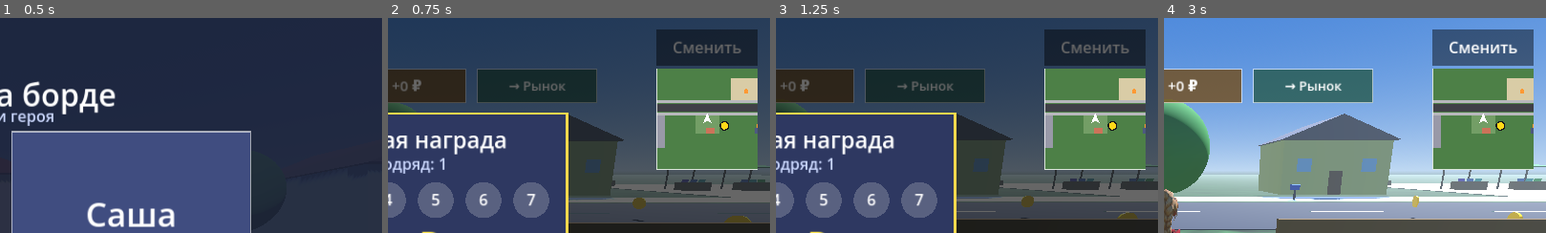
Above: before the commit, frames 1-4 (left to right).
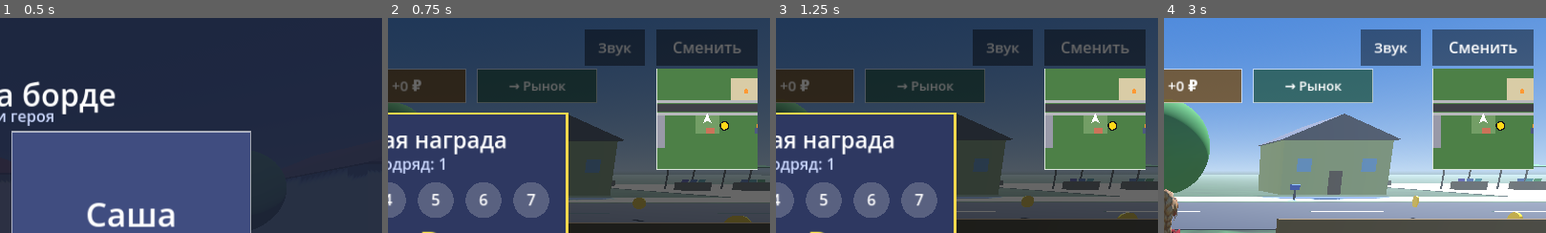
Above: after the commit, the same moments.

Repository: anon-anonymnyy/My-Games-
Game: Godot game, scene res://main.tscn
Two runs of this game, one before a commit and one after it. Both use one fixed random seed, a clock stepped at 60 frames per second and the inputs below.
Inputs (mouse positions are % of the whole screen's width and height, from its top left):
- Up to frame 1 (0.5 s): no input
- Up to frame 2 (0.75 s): tap Enter at 0.5 s; move the mouse to (72, 45) at 0.52 s; click (72, 45) at 0.67 s
- Up to frame 3 (1.25 s): no input
- Up to frame 4 (3 s): drag from (30, 55) to (45, 70) at 1.27 s; move the mouse to (60, 28) at 2.02 s; click (60, 28) at 2.17 s; drag from (45, 70) to (20, 35) at 2.77 s
The pictures show only the part of the screen within x 50-100%, y 0-50%; the shares and areas given below are measured in that part.

Frame 1 is identical in both runs. In frame 2, 2.6% of the frame differs, in the area x 51-68%, y 5-23%; in frame 3, 2.6%; in frame 4, 2.7%.

Commit message:
Add files via upload

Diff:
--- a/main.gd
+++ b/main.gd
@@ -8,7 +8,7 @@
 const JUMP_V := 8.0
 const STICK_R := 90.0
 const MODEL_SCALE := 1.05
-const SKATE_LIFT := 0.15
+const SKATE_LIFT := 0.12
 const LOOPING := ["idle", "walk", "run", "fall", "skate_ride", "skate_push", "skate_stand"]
 const SAVE_PATH := "user://save.json"
 const TRICKS := [
@@ -110,6 +110,7 @@
 	_build_player()
 	_build_hud()
 	_build_story()
+	_build_audio()
 	_set_step(story)
 	_apply_upgrades()
 	_check_daily()
@@ -135,6 +136,7 @@
 		owned = data.get("owned", [])
 		last_collect = int(data.get("last_collect", 0))
 		story = int(data.get("story", 0))
+		snd_on = bool(data.get("snd", true))
 		gear = data.get("gear", [])
 		var st = data.get("stats", {})
 		if typeof(st) == TYPE_DICTIONARY:
@@ -145,7 +147,7 @@
 	var f := FileAccess.open(SAVE_PATH, FileAccess.WRITE)
 	if f == null:
 		return
-	f.store_string(JSON.stringify({"coins": coins, "streak": streak, "last_day": last_day, "char": char_id, "tricks_open": tricks_open, "quest_i": quest_i, "owned": owned, "last_collect": last_collect, "story": story, "gear": gear, "stats": stats}))
+	f.store_string(JSON.stringify({"coins": coins, "streak": streak, "last_day": last_day, "char": char_id, "tricks_open": tricks_open, "quest_i": quest_i, "owned": owned, "last_collect": last_collect, "story": story, "snd": snd_on, "gear": gear, "stats": stats}))
 
 func _check_daily() -> void:
 	var today := int(Time.get_unix_time_from_system() / 86400.0)
@@ -640,6 +642,8 @@
 	_text("FPS %d" % Engine.get_frames_per_second(), Vector2(22, 130), 20, Color(1, 1, 1, 0.6))
 	hud.draw_rect(_btn_swap(), Color(0, 0, 0, 0.45), true)
 	_text_c("Сменить", _btn_swap().get_center(), 26)
+	hud.draw_rect(_btn_snd(), Color(0, 0, 0, 0.45), true)
+	_text_c("Звук" if snd_on else "Тихо", _btn_snd().get_center(), 24, Color.WHITE if snd_on else Color(1, 0.6, 0.6))
 	hud.draw_rect(_btn_house(), Color(0.45, 0.3, 0.1, 0.8), true)
 	hud.draw_rect(_btn_house(), Color(1, 1, 1, 0.6), false, 2.0)
 	_text_c("Дом  +%d ₽" % _pending_income(), _btn_house().get_center(), 24)
@@ -670,8 +674,7 @@
 		_text_c("Тормоз", _btn_brake(), 22)
 		_btn_draw(_btn_trick(), 52, Color(0.35, 0.2, 0.55, 0.7))
 		_text_c("Трюк", _btn_trick(), 24)
-		_btn_draw(_btn_cycle(), 46, Color(0.15, 0.2, 0.35, 0.55))
-		_text_c(_trick_name(), _btn_cycle(), 16)
+		_text_c("след.: " + _trick_name(), _btn_trick() + Vector2(0, 74), 16, Color(1, 1, 1, 0.8))
 	if act_id != "":
 		_btn_draw(_btn_act(), 56, Color(0.2, 0.6, 0.3, 0.8))
 		_text_c(act_label, _btn_act(), 22)
@@ -769,6 +772,7 @@
 				owned.append(i)
 				_apply_upgrades()
 				_toast("Куплено: %s" % UPGRADES[i]["name"])
+				_sfx("good")
 				_save()
 			else:
 				_toast("Не хватает ₽ или нужно предыдущее улучшение")
@@ -819,6 +823,7 @@
 			msg += "  Новый трюк: %s" % _trick_of(u)["name"]
 		quest_i += 1
 		_toast(msg)
+		_sfx("good")
 		_save()
 
 func _trick_of(id: String) -> Dictionary:
@@ -838,6 +843,7 @@
 	if trick_sel >= tricks_open.size():
 		trick_sel = 0
 	trick_def = _trick_of(str(tricks_open[trick_sel]))
+	trick_sel = (trick_sel + 1) % tricks_open.size()
 	trick_active = true
 	trick_dur = 0.5
 	trick_t = trick_dur
@@ -849,6 +855,7 @@
 		board.rotation = Vector3.ZERO
 
 func _on_land() -> void:
+	_sfx("land")
 	if trick_active and trick_t < 0.25:
 		trick_pending = int(trick_def["pts"])
 	if trick_pending > 0 and "grip" in gear:
@@ -859,6 +866,7 @@
 		var bonus := maxi(trick_pending / 50, 1)
 		coins += bonus
 		_toast("%s! +%d очков, +%d ₽" % [trick_def["name"], trick_pending, bonus])
+		_sfx("good")
 		_save()
 	elif trick_active:
 		_toast("Не докрутил трюк")
@@ -1190,6 +1198,7 @@
 func _reward(n: int, msg: String) -> void:
 	coins += n
 	_toast("%s +%d ₽" % [msg, n])
+	_sfx("good")
 	_save()
 
 func _start_dlg(key: String, after := Callable()) -> void:
@@ -1384,7 +1393,7 @@
 
 # ---------------- окна: диалог и магазин ----------------
 func _draw_dialog(s: Vector2) -> void:
-	var r := Rect2(s.x * 0.5 - 520, s.y - 250, 1040, 200)
+	var r := _dlg_rect()
 	hud.draw_rect(r, Color(0.08, 0.1, 0.18, 0.92), true)
 	hud.draw_rect(r, Color(1, 0.85, 0.3), false, 3.0)
 	var line: Array = dlg[dlg_i]
@@ -1393,7 +1402,9 @@
 	if who != "":
 		_text(who, Vector2(r.position.x + 24, r.position.y + 40), 30, col)
 	hud.draw_multiline_string(font, Vector2(r.position.x + 24, r.position.y + 84), str(line[1]), HORIZONTAL_ALIGNMENT_LEFT, r.size.x - 48, 26, 4, Color.WHITE)
-	_text("нажми, чтобы продолжить >", Vector2(r.end.x - 330, r.end.y - 14), 18, Color(1, 1, 1, 0.6))
+	hud.draw_rect(_btn_dlg(), Color(0.25, 0.6, 0.3), true)
+	hud.draw_rect(_btn_dlg(), Color(1, 1, 1, 0.7), false, 2.0)
+	_text_c("Дальше" if dlg_i < dlg.size() - 1 else "Закрыть", _btn_dlg().get_center(), 26)
 
 func _draw_shop_panel(s: Vector2) -> void:
 	hud.draw_rect(Rect2(Vector2.ZERO, s), Color(0, 0, 0, 0.6))
@@ -1431,12 +1442,167 @@
 				coins -= int(u["cost"])
 				gear.append(str(u["id"]))
 				_toast("Куплено: %s" % u["name"])
+				_sfx("good")
 				_save()
 			else:
 				_toast("Не хватает ₽")
+				_sfx("bad")
 
 func _btn_act() -> Vector2:
 	return _vs() - Vector2(130, 410)
+
+# ---------------- звук (всё синтезируется кодом, файлов не нужно) ----------------
+const SR := 22050
+var snd: Dictionary = {}
+var snd_on := true
+var sfx_pl: Array = []
+var sfx_i := 0
+var roll_pl: AudioStreamPlayer
+var music_pl: AudioStreamPlayer
+
+func _wav(s: PackedFloat32Array, rate: int, loop := false) -> AudioStreamWAV:
+	var w := AudioStreamWAV.new()
+	w.format = AudioStreamWAV.FORMAT_16_BITS
+	w.mix_rate = rate
+	w.stereo = false
+	var b := PackedByteArray()
+	b.resize(s.size() * 2)
+	for i in range(s.size()):
+		b.encode_s16(i * 2, int(clampf(s[i], -1.0, 1.0) * 32767.0))
+	w.data = b
+	if loop:
+		w.loop_mode = AudioStreamWAV.LOOP_FORWARD
+		w.loop_begin = 0
+		w.loop_end = s.size()
+	return w
+
+func _notes(freqs: Array, note_len: float, vol: float, sq: bool) -> PackedFloat32Array:
+	var n := int(note_len * SR)
+	var out := PackedFloat32Array()
+	out.resize(n * freqs.size())
+	for k in range(freqs.size()):
+		var f: float = freqs[k]
+		for i in range(n):
+			var t := float(i) / float(SR)
+			var ph := fposmod(f * t, 1.0)
+			var w := (1.0 if ph < 0.5 else -1.0) if sq else sin(TAU * ph)
+			var env := exp(-4.0 * float(i) / float(n)) * minf(1.0, float(i) / 80.0)
+			out[k * n + i] = w * vol * env
+	return out
+
+func _sweep(f0: float, f1: float, dur: float, vol: float) -> PackedFloat32Array:
+	var n := int(dur * SR)
+	var out := PackedFloat32Array()
+	out.resize(n)
+	var ph := 0.0
+	for i in range(n):
+		var u := float(i) / float(n)
+		ph += lerpf(f0, f1, u) / float(SR)
+		out[i] = sin(TAU * ph) * vol * (1.0 - u)
+	return out
+
+func _noise(dur: float, vol: float, decay: float, lp: float) -> PackedFloat32Array:
+	var n := int(dur * SR)
+	var out := PackedFloat32Array()
+	out.resize(n)
+	var y := 0.0
+	for i in range(n):
+		y += lp * (randf_range(-1.0, 1.0) - y)
+		out[i] = y * vol * exp(-decay * float(i) / float(n))
+	return out
+
+func _mf(m: float) -> float:
+	return 440.0 * pow(2.0, (m - 69.0) / 12.0)
+
+func _make_music() -> AudioStreamWAV:
+	var rate := 11025
+	var beat := 0.6
+	var roots := [48.0, 45.0, 41.0, 43.0]
+	var minor := [false, true, false, false]
+	var pat := [0, 1, 2, 1, 2, 1, 0, 1]
+	var total := int(16.0 * beat * float(rate))
+	var out := PackedFloat32Array()
+	out.resize(total)
+	for ch in range(4):
+		var r: float = roots[ch]
+		var tri: Array = [0.0, 3.0 if minor[ch] else 4.0, 7.0]
+		for b in range(4):
+			var bf := _mf(r)
+			var start := int((float(ch * 4 + b) * beat) * float(rate))
+			var len := int(beat * float(rate))
+			for i in range(len):
+				var t := float(i) / float(rate)
+				var ph := fposmod(bf * t, 1.0)
+				var w := 4.0 * absf(ph - 0.5) - 1.0
+				out[start + i] += w * 0.22 * exp(-2.5 * float(i) / float(len))
+		for e in range(8):
+			var mf := _mf(r + 24.0 + float(tri[pat[e]]))
+			var start2 := int((float(ch * 4) * beat + float(e) * beat * 0.5) * float(rate))
+			var len2 := int(beat * 0.5 * float(rate))
+			for i in range(len2):
+				var t2 := float(i) / float(rate)
+				var w2 := 1.0 if fposmod(mf * t2, 1.0) < 0.5 else -1.0
+				out[start2 + i] += w2 * 0.09 * exp(-5.0 * float(i) / float(len2))
+	return _wav(out, rate, true)
+
+func _build_audio() -> void:
+	snd["coin"] = _wav(_notes([988.0, 1319.0], 0.09, 0.35, true), SR)
+	snd["jump"] = _wav(_sweep(260.0, 620.0, 0.16, 0.4), SR)
+	snd["land"] = _wav(_noise(0.14, 0.9, 6.0, 0.12), SR)
+	snd["click"] = _wav(_notes([1100.0], 0.05, 0.35, true), SR)
+	snd["blip"] = _wav(_notes([660.0], 0.06, 0.3, true), SR)
+	snd["good"] = _wav(_notes([523.0, 659.0, 784.0, 1047.0], 0.11, 0.35, false), SR)
+	snd["push"] = _wav(_noise(0.18, 0.7, 4.0, 0.3), SR)
+	snd["bad"] = _wav(_notes([300.0, 220.0], 0.14, 0.35, true), SR)
+	for i in range(5):
+		var p := AudioStreamPlayer.new()
+		p.volume_db = -4.0
+		add_child(p)
+		sfx_pl.append(p)
+	roll_pl = AudioStreamPlayer.new()
+	roll_pl.stream = _wav(_noise(1.0, 0.7, 0.0, 0.12), SR, true)
+	roll_pl.volume_db = -80.0
+	add_child(roll_pl)
+	roll_pl.play()
+	music_pl = AudioStreamPlayer.new()
+	music_pl.stream = _make_music()
+	music_pl.volume_db = -15.0
+	add_child(music_pl)
+	music_pl.play()
+	_snd_apply()
+
+func _snd_apply() -> void:
+	if music_pl != null:
+		music_pl.volume_db = -15.0 if snd_on else -80.0
+
+func _sfx(n: String) -> void:
+	if not snd_on or sfx_pl.is_empty() or not snd.has(n):
+		return
+	var p: AudioStreamPlayer = sfx_pl[sfx_i % sfx_pl.size()]
+	sfx_i += 1
+	p.stream = snd[n]
+	p.play()
+
+func _roll_update() -> void:
+	if roll_pl == null:
+		return
+	var on := snd_on and state == "play" and skating and player != null and player.is_on_floor() and skate_speed > 0.8
+	if on:
+		roll_pl.volume_db = lerpf(-24.0, -8.0, clampf(skate_speed / _smax(), 0.0, 1.0))
+		roll_pl.pitch_scale = 0.7 + skate_speed * 0.04
+	else:
+		roll_pl.volume_db = -80.0
+
+func _btn_snd() -> Rect2:
+	return Rect2(_vs().x - 190 - 120, 20, 100, 60)
+
+func _dlg_rect() -> Rect2:
+	var s := _vs()
+	return Rect2(s.x * 0.5 - 520, s.y - 250, 1040, 200)
+
+func _btn_dlg() -> Rect2:
+	var r := _dlg_rect()
+	return Rect2(r.end.x - 220, r.end.y - 66, 200, 50)
 
 # ---------------- ввод ----------------
 func _input(event: InputEvent) -> void:
@@ -1473,16 +1639,25 @@
 		if _btn_claim().has_point(p):
 			coins += popup_reward
 			popup = false
+			_sfx("good")
 			_save()
 		return
 	if dlg.size() > 0:
-		_dlg_next()
+		if _btn_dlg().has_point(p):
+			_sfx("blip")
+			_dlg_next()
 		return
 	if panel == "house":
 		_panel_press(p)
 		return
 	if panel == "shop":
 		_shop_press(p)
+		return
+	if _btn_snd().has_point(p):
+		snd_on = not snd_on
+		_snd_apply()
+		_save()
+		_sfx("click")
 		return
 	if _btn_house().has_point(p):
 		panel = "house"
@@ -1496,6 +1671,7 @@
 		state = "select"
 		return
 	if act_id != "" and p.distance_to(_btn_act()) < 70:
+		_sfx("click")
 		_act_press()
 		return
 	if skating and p.distance_to(_btn_brake()) < 75:
@@ -1503,9 +1679,6 @@
 		return
 	if skating and p.distance_to(_btn_trick()) < 75:
 		_do_trick()
-		return
-	if skating and p.distance_to(_btn_cycle()) < 65:
-		trick_sel = (trick_sel + 1) % maxi(tricks_open.size(), 1)
 		return
 	if p.distance_to(_btn_jump()) < 85:
 		_do_jump()
@@ -1544,6 +1717,7 @@
 func _do_jump() -> void:
 	if player.is_on_floor():
 		vel.y = JUMP_V * (1.15 if skating else 1.0)
+		_sfx("jump")
 		_play("jump_start")
 
 func _do_hit() -> void:
@@ -1641,6 +1815,7 @@
 				push_cd -= d
 				if push_cd <= 0.0:
 					push_t = 1.1
+					_sfx("push")
 					push_cd = randf_range(3.0, 5.0)
 					boost = 1.0
 		else:
@@ -1689,6 +1864,7 @@
 
 func _process(d: float) -> void:
 	toast_t = maxf(0.0, toast_t - d)
+	_roll_update()
 	for i in range(coin_nodes.size()):
 		var c: Node3D = coin_nodes[i]
 		if c.visible:
@@ -1696,6 +1872,7 @@
 			if state == "play" and player != null and c.global_position.distance_to(player.global_position + Vector3(0, 0.9, 0)) < 1.1:
 				c.visible = false
 				coin_respawn[i] = 45.0
+				_sfx("coin")
 				coins += 10
 				stats["coins_got"] = int(stats["coins_got"]) + 1
 				_save()
